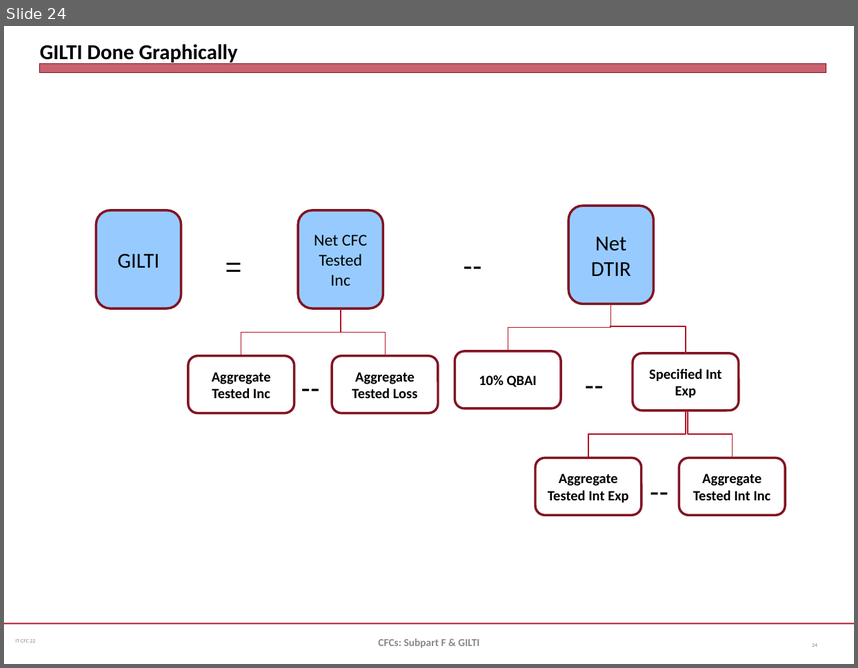
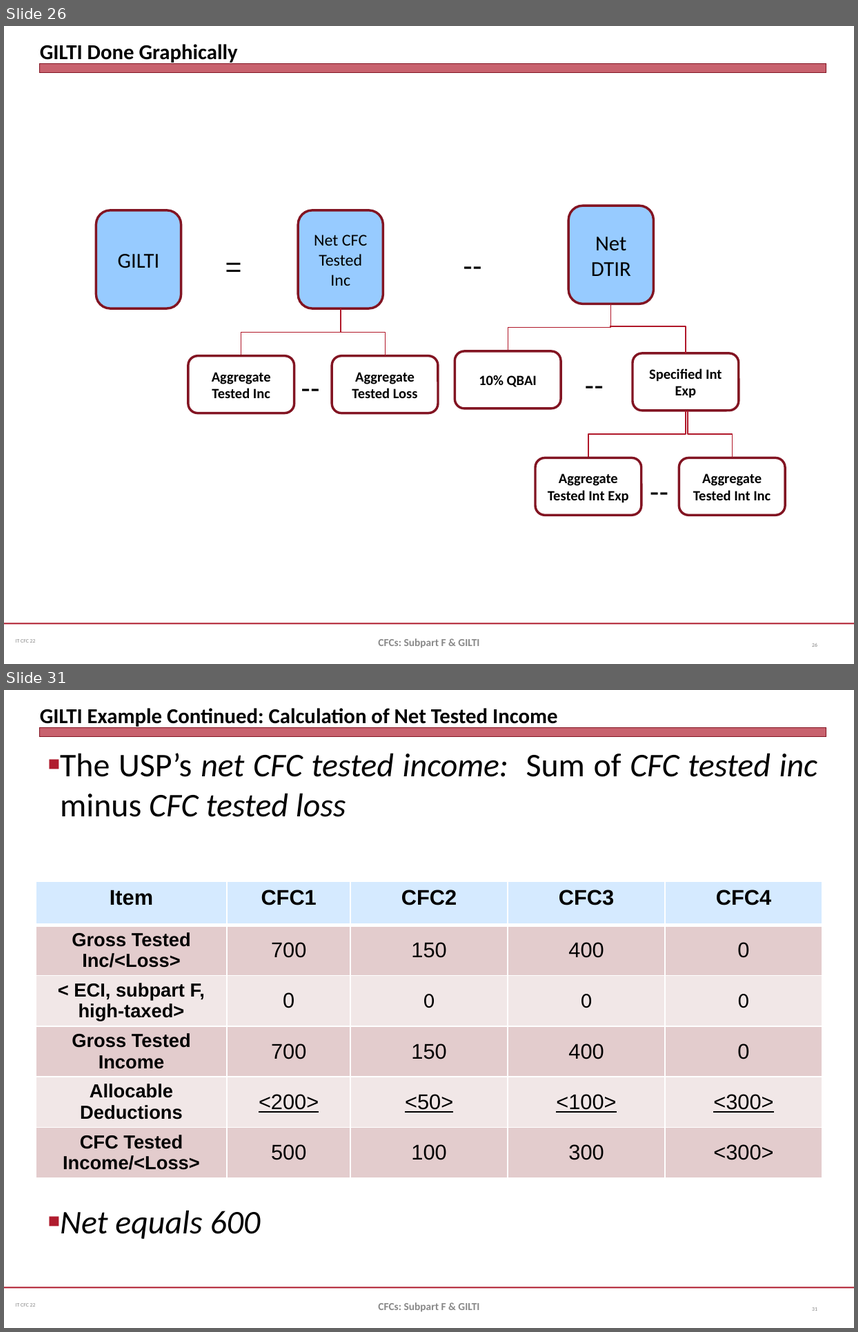
Before and after one commit to jmc877/International-Tax, a slide deck: slides/IT_CFC_22_1.pptx. Shown one above the other, each under a label of ours: slide 24 before the commit, slides 26 and 31 after it; the slides between them are not shown. The pictures are 858x668 and 858x1332 pixels, drawn with LibreOffice and Linux fonts; fonts in the diff are those of the drawing. Boxes give left, top, right and bottom in pixels: in the first picture for what was removed or moved away, otherwise in the second. Text is boxed around its words. In the diff, an @@ line names an element or a change of style, - is before the commit and + after.

```diff
--- a/slides/IT_CFC_22_1.pptx
+++ b/slides/IT_CFC_22_1.pptx
@@ slide 31 added at [4,690,854,1328], background #FFFFFF; not listed: 3 template elements that a slide beside it also shows @@
@@ title added at [40,708,558,729], 18 pt, text #000000, bold @@
+GILTI Example Continued: Calculation of Net Tested Income
@@ text added at [60,753,818,1239], 28 pt, text #000000, italic @@
+■ The USP’s net CFC tested income: Sum of CFC tested inc minus CFC tested loss
+■ Net equals 600
@@ table added at [36,881,822,1174], 6 rows, 5 columns @@
+Item | CFC1 | CFC2 | CFC3 | CFC4
+Gross Tested Inc/<Loss> | 700 | 150 | 400 | 0
+< ECI, subpart F, high-taxed> | 0 | 0 | 0 | 0
+Gross Tested Income | 700 | 150 | 400 | 0
+Allocable Deductions | <200> | <50> | <100> | <300>
+CFC Tested Income/<Loss> | 500 | 100 | 300 | <300>
@@ text added at [378,1302,479,1312], 9 pt, text #898989, bold @@
+CFCs: Subpart F & GILTI
@@ page number added at [812,1307,818,1310], 4.5 pt, text #808080 @@
+31
@@ what was slide 24 is now slide 26 @@
```
Also in this commit, not shown: 5 slides changed, 5 other slides added, 1 other file.
